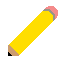
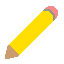
The second 64px x 64px image is a revision of the first. Changes to its layers:
moved "Layer" above "Layer copy #1", painted on it over [5, 46, 18, 59]